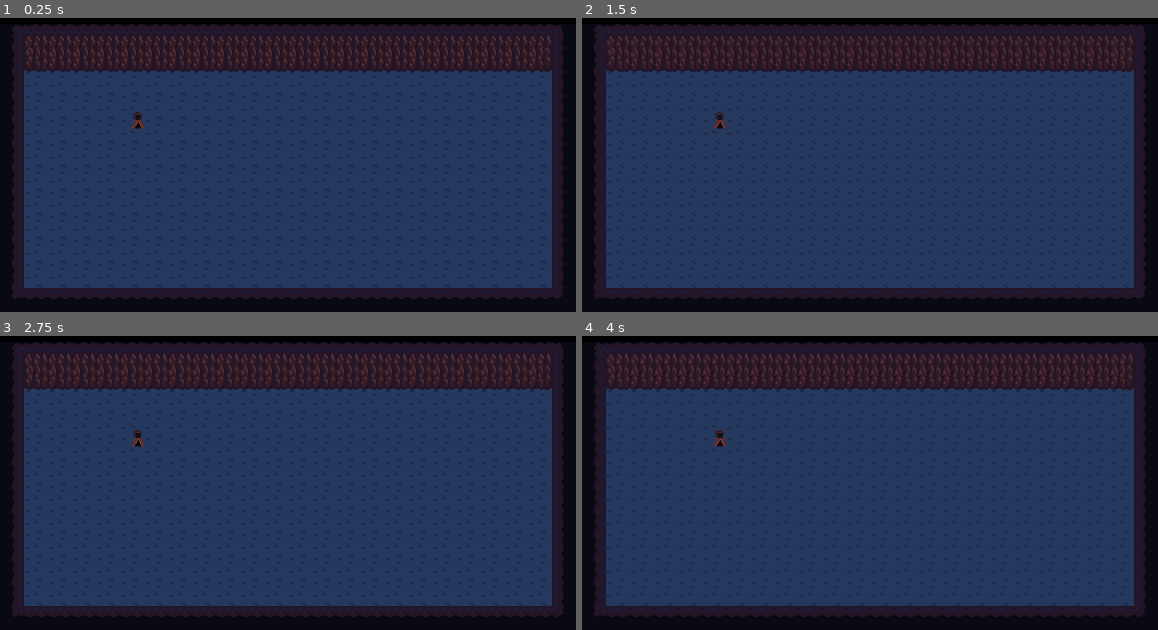
Above: before the commit, frames 1-4 (two rows, left to right).
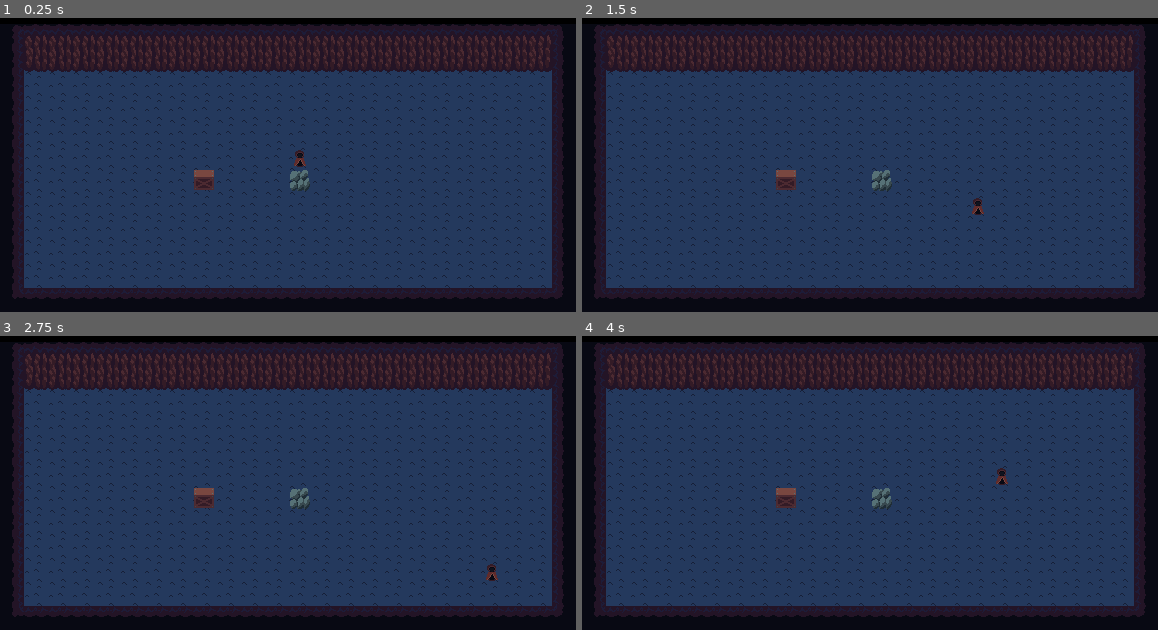
Above: after the commit, the same moments.

Repository: siffer331/Sokobon
Game: Godot game, scene res://SRC/Main/Main.tscn
Same seed, same stepped clock (60 frames per second), same inputs: the game is played once before the commit and once after it.
Inputs:
- Up to frame 1 (0.25 s): no input
- Up to frame 2 (1.5 s): tap Enter at 0.5 s; hold D (walk_right, bound only after the commit) 0.53-1.28 s; tap Space at 1.25 s; hold S (walk_down, bound only after the commit) from 1.28 s (still down)
- Up to frame 3 (2.75 s): tap Enter at 2 s; release S (walk_down, bound only after the commit) at 2.03 s; hold D (walk_right, bound only after the commit) from 2.03 s (still down)
- Up to frame 4 (4 s): tap Space at 2.75 s; release D (walk_right, bound only after the commit) at 2.78 s; hold W (walk_up, bound only after the commit) 2.78-3.53 s; tap Enter at 3.5 s; hold A (walk_left, bound only after the commit) from 3.53 s (still down)

The runs differ from the first frame. In frame 1, 0.5% of the frame differs, in the area x 22-54%, y 31-59%; in frame 2, 0.5%; in frame 3, 0.5%; in frame 4, 0.5%.

Commit message:
movement

Diff:
--- a/SRC/Main/Main.tscn
+++ b/SRC/Main/Main.tscn
@@ -1,8 +1,13 @@
-[gd_scene load_steps=5 format=2]
+[gd_scene load_steps=10 format=2]
 
 [ext_resource path="res://Assets/Tiles/Background/Cave/tileset_Cave.tres" type="TileSet" id=1]
 [ext_resource path="res://Assets/Tiles/Background/CaveGround.png" type="Texture" id=2]
 [ext_resource path="res://Assets/Tiles/Charactor/Player.png" type="Texture" id=3]
+[ext_resource path="res://SRC/Main/Manager.gd" type="Script" id=4]
+[ext_resource path="res://SRC/Systems/Objects/Player.gd" type="Script" id=5]
+[ext_resource path="res://SRC/Systems/Objects/Objeckt.gd" type="Script" id=6]
+[ext_resource path="res://Assets/Tiles/Obstacles/Rock.png" type="Texture" id=7]
+[ext_resource path="res://Assets/Tiles/Obstacles/Box.png" type="Texture" id=8]
 
 [sub_resource type="TileSet" id=1]
 0/name = "CaveGround.png 0"
@@ -22,16 +27,36 @@
 
 [node name="Main" type="Node2D"]
 
+[node name="MoveTimer" type="Timer" parent="."]
+wait_time = 0.2
+autostart = true
+
 [node name="Wall" type="TileMap" parent="."]
 tile_set = ExtResource( 1 )
 cell_size = Vector2( 24, 24 )
 cell_y_sort = true
 format = 1
 tile_data = PoolIntArray( -1, 0, 0, -65536, 0, 1, -65535, 0, 1, -65534, 0, 1, -65533, 0, 1, -65532, 0, 1, -65531, 0, 1, …(2525 unchanged characters)…
+script = ExtResource( 4 )
 
 [node name="Player" type="Sprite" parent="Wall"]
-position = Vector2( 138.306, 94.3471 )
+position = Vector2( 300, 132 )
 texture = ExtResource( 3 )
+script = ExtResource( 5 )
+tile = Vector2( 12, 5 )
+
+[node name="Box" type="Sprite" parent="Wall"]
+position = Vector2( 204, 156 )
+texture = ExtResource( 8 )
+script = ExtResource( 6 )
+tile = Vector2( 8, 6 )
+
+[node name="Rock" type="Sprite" parent="Wall"]
+position = Vector2( 300, 156 )
+texture = ExtResource( 7 )
+script = ExtResource( 6 )
+tile = Vector2( 12, 6 )
+moveable = false
 
 [node name="Floor" type="TileMap" parent="."]
 z_index = -1
@@ -61,3 +86,4 @@
 anchor_right = 1.0
 anchor_bottom = 1.0
 color = Color( 0, 0, 0, 1 )
+[connection signal="timeout" from="MoveTimer" to="Wall" method="_on_MoveTimer_timeout"]
--- a/SRC/Main/Manager.gd
+++ b/SRC/Main/Manager.gd
@@ -1,5 +1,67 @@
-extends Node2D
+extends TileMap
+
+var positions := []
 
 
-func _ready() -> void:
-	pass
+func process(objeckt: Objeckt, dir: Vector2, push := Vector2.ZERO) -> bool:
+	objeckt.processed = true
+	var move = objeckt.move(dir)
+	if move == Vector2.ZERO and push != Vector2.ZERO:
+		move = objeckt.push(push)
+	if get_cellv(objeckt.tile+move) != -1:
+		return false
+	objeckt.tile += move
+	for child in get_children():
+		child = child as Objeckt
+		if not child.processed and objeckt.tile == child.tile and child.collision:
+			if not process(child, dir, move):
+				objeckt.tile -= move
+				return false
+	for child in get_children():
+		child = child as Objeckt
+		if objeckt != child and objeckt.tile == child.tile and child.collision:
+			objeckt.tile -= move
+			return false
+	objeckt.last_move = move
+	return true
+
+
+func move(dir: Vector2) -> void:
+	for objeckt in get_children():
+		objeckt = objeckt as Objeckt
+		if not objeckt.processed:
+			process(objeckt, dir)
+			print(objeckt.tile)
+
+	for objeckt in get_children():
+		objeckt = objeckt as Objeckt
+		objeckt.processed = false
+
+
+func _unhandled_input(event: InputEvent) -> void:
+	var moved := true
+	if event.is_action_pressed("walk_left"):
+		move(Vector2(-1,0))
+	elif event.is_action_pressed("walk_right"):
+		move(Vector2(1,0))
+	elif event.is_action_pressed("walk_up"):
+		move(Vector2(0,-1))
+	elif event.is_action_pressed("walk_down"):
+		move(Vector2(0,1))
+	else:
+		moved = false
+	if moved:
+		get_node("../MoveTimer").start()
+
+
+
+
+func _on_MoveTimer_timeout() -> void:
+	if Input.is_action_pressed("walk_left"):
+		move(Vector2(-1,0))
+	if Input.is_action_pressed("walk_right"):
+		move(Vector2(1,0))
+	if Input.is_action_pressed("walk_up"):
+		move(Vector2(0,-1))
+	if Input.is_action_pressed("walk_down"):
+		move(Vector2(0,1))
--- /dev/null
+++ b/SRC/Systems/Objects/Objeckt.gd
@@ -0,0 +1,27 @@
+tool
+class_name Objeckt
+extends Node2D
+
+
+export var tile: Vector2 setget _set_tile
+export var collision := true
+export var moveable := true
+
+var processed := false
+var last_move := Vector2.ZERO
+var collisions := 0
+
+
+func move(input_dir: Vector2) -> Vector2:
+	return Vector2.ZERO
+
+
+func push(dir: Vector2) -> Vector2:
+	if moveable:
+		return dir
+	return Vector2.ZERO
+
+
+func _set_tile(value: Vector2):
+	tile = value
+	position = tile*24+Vector2.ONE*12
--- /dev/null
+++ b/SRC/Systems/Objects/Player.gd
@@ -0,0 +1,6 @@
+tool
+extends Objeckt
+
+
+func move(input_dir: Vector2) -> Vector2:
+	return input_dir
--- a/project.godot
+++ b/project.godot
@@ -7,6 +7,16 @@
 ;   param=value ; assign values to parameters
 
 config_version=4
+
+_global_script_classes=[ {
+"base": "Node2D",
+"class": "Objeckt",
+"language": "GDScript",
+"path": "res://SRC/Systems/Objects/Objeckt.gd"
+} ]
+_global_script_class_icons={
+"Objeckt": ""
+}
 
 [application]
 
@@ -44,11 +54,38 @@
 "svg/scale": 1.0
 }
 
+[input]
+
+walk_left={
+"deadzone": 0.5,
+"events": [ Object(InputEventKey,"resource_local_to_scene":false,"resource_name":"","device":0,"alt":false,"shift":false,"control":false,"meta":false,"command":false,"pressed":false,"scancode":65,"unicode":0,"echo":false,"script":null)
+, Object(InputEventKey,"resource_local_to_scene":false,"resource_name":"","device":0,"alt":false,"shift":false,"control":false,"meta":false,"command":false,"pressed":false,"scancode":16777231,"unicode":0,"echo":false,"script":null)
+ ]
+}
+walk_right={
+"deadzone": 0.5,
+"events": [ Object(InputEventKey,"resource_local_to_scene":false,"resource_name":"","device":0,"alt":false,"shift":false,"control":false,"meta":false,"command":false,"pressed":false,"scancode":68,"unicode":0,"echo":false,"script":null)
+, Object(InputEventKey,"resource_local_to_scene":false,"resource_name":"","device":0,"alt":false,"shift":false,"control":false,"meta":false,"command":false,"pressed":false,"scancode":16777233,"unicode":0,"echo":false,"script":null)
+ ]
+}
+walk_up={
+"deadzone": 0.5,
+"events": [ Object(InputEventKey,"resource_local_to_scene":false,"resource_name":"","device":0,"alt":false,"shift":false,"control":false,"meta":false,"command":false,"pressed":false,"scancode":87,"unicode":0,"echo":false,"script":null)
+, Object(InputEventKey,"resource_local_to_scene":false,"resource_name":"","device":0,"alt":false,"shift":false,"control":false,"meta":false,"command":false,"pressed":false,"scancode":16777232,"unicode":0,"echo":false,"script":null)
+ ]
+}
+walk_down={
+"deadzone": 0.5,
+"events": [ Object(InputEventKey,"resource_local_to_scene":false,"resource_name":"","device":0,"alt":false,"shift":false,"control":false,"meta":false,"command":false,"pressed":false,"scancode":83,"unicode":0,"echo":false,"script":null)
+, Object(InputEventKey,"resource_local_to_scene":false,"resource_name":"","device":0,"alt":false,"shift":false,"control":false,"meta":false,"command":false,"pressed":false,"scancode":16777234,"unicode":0,"echo":false,"script":null)
+ ]
+}
+
 [physics]
 
 common/enable_pause_aware_picking=true
 
 [rendering]
 
+environment/default_environment="res://default_env.tres"
 2d/snapping/use_gpu_pixel_snap=true
-environment/default_environment="res://default_env.tres"
Not shown, changed: .mono/assemblies/Debug/GodotSharp.xml
Not shown, changed: .mono/assemblies/Debug/GodotSharpEditor.xml
Not shown, changed: .mono/assemblies/Debug/api_hash_cache.cfg
Not shown, removed: .mono/metadata/ide_messaging_meta.txt
Not shown, changed: .mono/assemblies/Debug/GodotSharp.dll
Not shown, changed: .mono/assemblies/Debug/GodotSharp.pdb
Not shown, changed: .mono/assemblies/Debug/GodotSharpEditor.dll
Not shown, changed: .mono/assemblies/Debug/GodotSharpEditor.pdb
